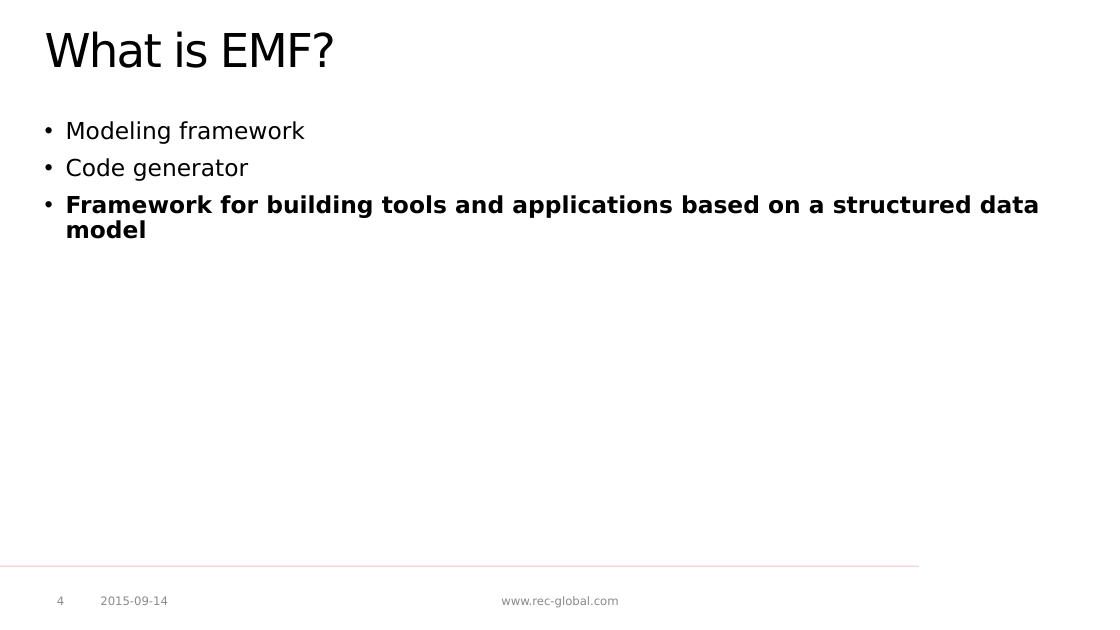
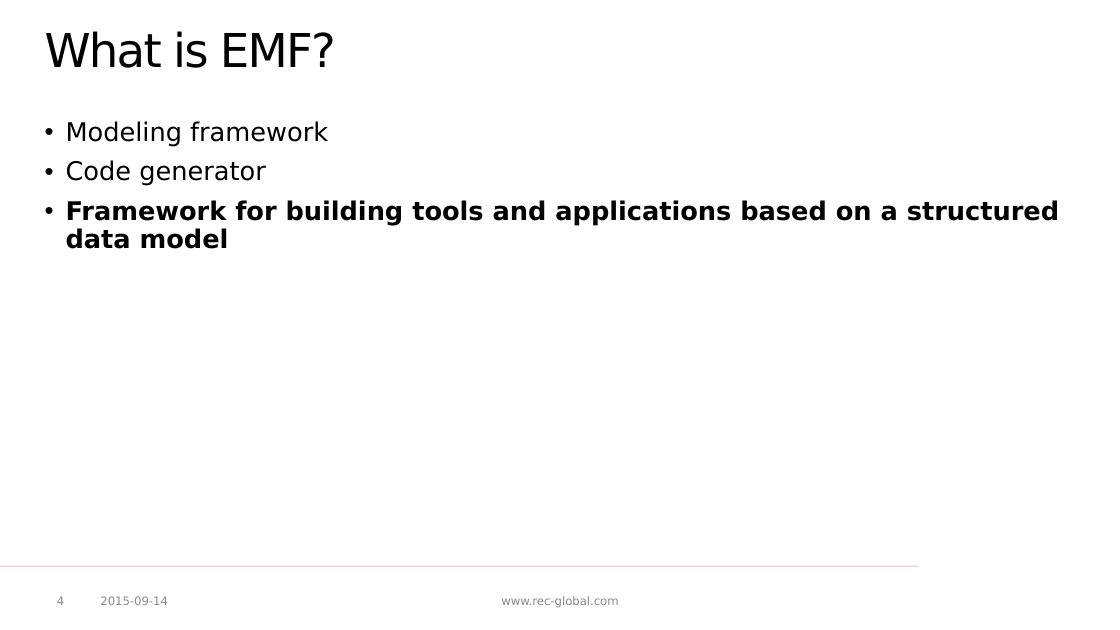
Before and after one commit to p-zalejko/jug_emf, a slide deck: slide 4 of JUG - EMF.pptx. Drawn at 1120x630 pixels with LibreOffice and Linux fonts; fonts in the diff are those of the drawing; background and template pictures are left out. Boxes give left, top, right and bottom in pixels: in the first picture for what was removed or moved away, otherwise in the second. Text is boxed around its words. In the diff, an @@ line names an element or a change of style, - is before the commit and + after.

```diff
--- a/JUG - EMF.pptx
+++ b/JUG - EMF.pptx
@@ text "Modeling framework" at (66, 121, 1059, 249): size 20 to 22 pt @@
```
Also in this commit, not shown: 9 other slides changed, 1 other file.
